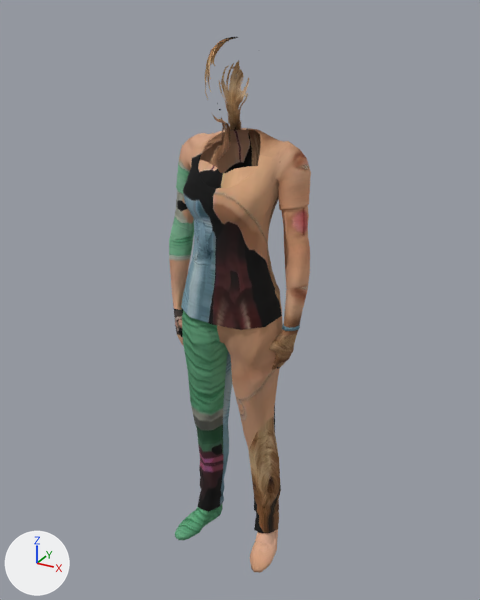
Two versions of the glTF model public/models/people/w17.glb, one commit apart.
The view is the same before and after, from a 50 mm lens placed at (0.955, -1.715, 0.802), pointed at (0.0, 0.021, -0.066). Lighting does not change. The marker at lower left points along +X, +Y and +Z. The older version comes first. Objects named as collision shapes, trigger or cutter boxes, shadow casters or lower levels of detail are left out. Vertices at exactly the same position are counted once.

The older version as bpy lines, for what is in view:
```python
me_lod0 = bpy.data.meshes.new('lod0')
me_lod0.from_pydata(...)  # 2128 vertices, 4174 faces; spans x -0.24..0.24, y -0.17..0.15, z -1.0..0.75
me_lod0.materials.append(mat_body)
ob_lod0 = bpy.data.objects.new('lod0', me_lod0)
ob_lod0.location = (0.0, 0.0, 0.0)
```
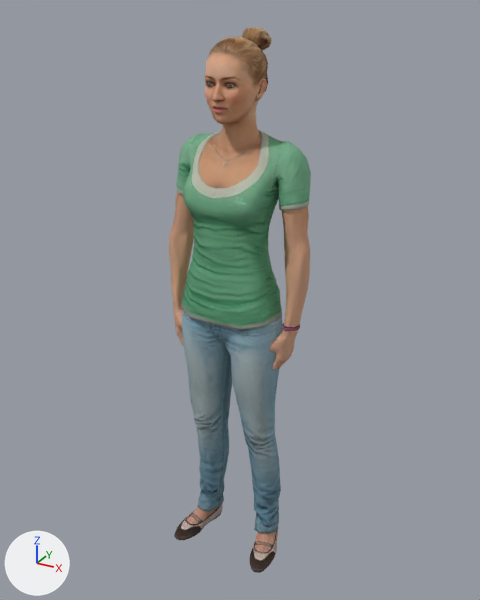
Pixel boxes [x1, y1, x2, y2] of what changed, in the pictures (480 x 600 px):
'lod0', reshaped: before [169, 37, 311, 573]; after [169, 27, 311, 573]
part 1 of me_lod0, built on: before [175, 83, 301, 537]; after [169, 32, 311, 573]
part 2 of me_lod0, surface changed: before [172, 37, 311, 568]; after [172, 27, 311, 568]

Diff of the bpy script that builds the scene:
```diff
--- a/public/models/people/w17.glb.py
+++ b/public/models/people/w17.glb.py
@@ me_lod0 @@
 # used by ob_lod0; location = (0.0, 0.0, 0.0)
-me_lod0.from_pydata(...)  # 2128 vertices, 4174 faces; spans x -0.24..0.24, y -0.17..0.15, z -1.0..0.75
+me_lod0.from_pydata(...)  # 3629 vertices, 7173 faces; spans x -0.25..0.25, y -0.17..0.15, z -1.0..0.75
+# me_lod0 part 1: 118 vertices moved within x -0.22..0.22, y -0.15..0.13, z -0.99..0.73; 1 vertex removed from x 0.05, y -0.08, z 0.6; 1502 vertices added at x -0.25..0.25, y -0.17..0.14, z -1.0..0.74
+# me_lod0 part 2: 1643 kept faces spanning x -0.24..0.24, y -0.16..0.15, z -1.0..0.75 get new texture (UV) coordinates
 me_lod0.materials.append(mat_body)
```
